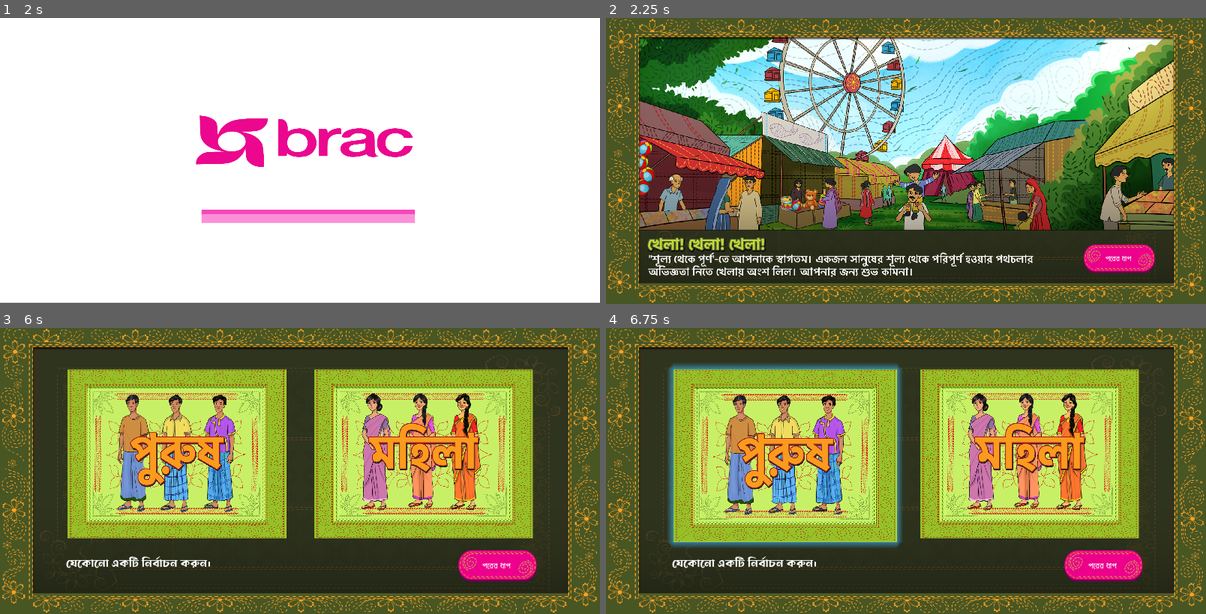
Above: before the commit, frames 1-4 (two rows, left to right).
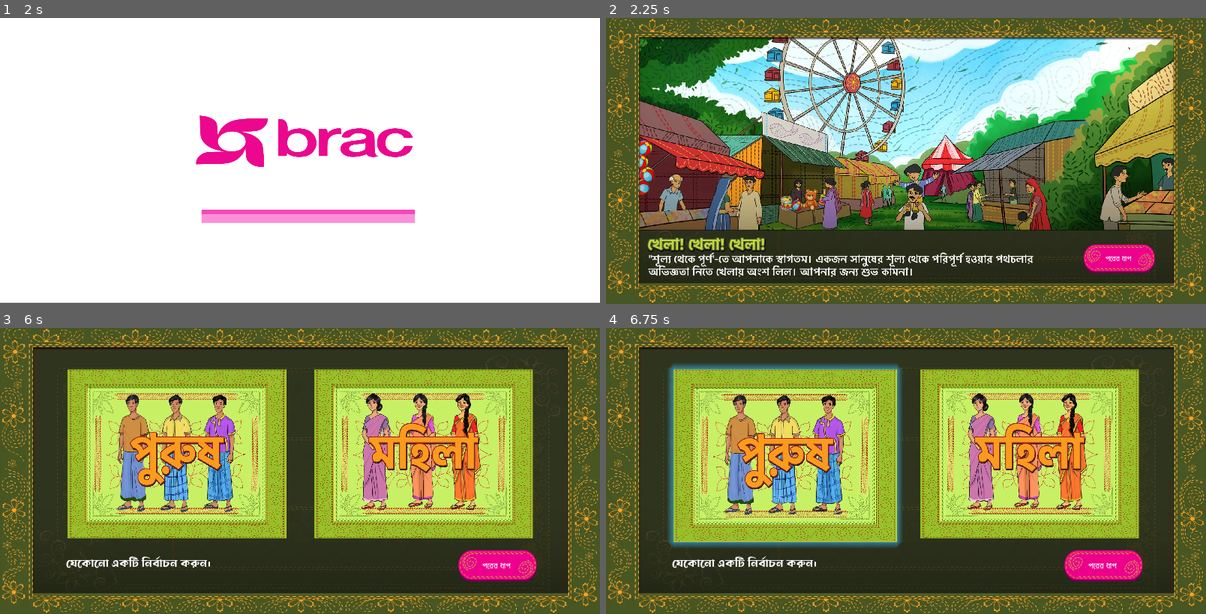
Above: after the commit, the same moments.

Repository: AbrarUr-Rahman/Shunno_to_purno_Revisioned_Engine
Game: Godot game, scene res://custom_splash.tscn
Same seed, same stepped clock (60 frames per second), same inputs: the game is played once before the commit and once after it.
Inputs (mouse positions are in pixels of both pictures, inside the frame that each line leads up to):
- Up to frame 1 (2 s): tap Enter at 0.5 s; move the mouse to (432, 146) at 0.52 s; click (432, 146) at 0.67 s; tap Space at 1.25 s; move the mouse to (180, 175) at 1.27 s; click (180, 175) at 1.42 s
- Up to frame 2 (2.25 s): move the mouse to (966, 98) at 2.02 s; click (966, 98) at 2.17 s
- Up to frame 3 (6 s): click "পরের ধাপ" at 2.75 s; click "পরের ধাপ" at 3.5 s; click (174, 453) at 4.25 s; click (426, 453) at 5 s; click "ঠিক আছে" at 5.75 s
- Up to frame 4 (6.75 s): click (780, 453) at 6.5 s

Frame 1 is identical in both runs. In frame 2, 3.6% of the frame differs, in the area x 0-100%, y 0-100%; in frame 3, 6.6%; in frame 4, 6.7%.

Commit message:
asstes resize

Diff:
--- a/Scenes/road_level_female_3.tscn
+++ b/Scenes/road_level_female_3.tscn
@@ -1,8 +1,8 @@
 [gd_scene load_steps=4 format=3 uid="uid://p8xbib0y0xkt"]
 
 [ext_resource type="Script" path="res://Scripts/road_level_female_3.gd" id="1_ed3eh"]
-[ext_resource type="Texture2D" uid="uid://boyc0nunl2rmw" path="res://assets/images/map/female-3.png" id="2_fd6dh"]
 [ext_resource type="PackedScene" uid="uid://g74nwhc3va1v" path="res://Scenes/porer_dhap.tscn" id="2_q21n5"]
+[ext_resource type="Texture2D" uid="uid://db56u4qvxvnsq" path="res://assets/images/map/female-3.webp" id="2_t4wn7"]
 
 [node name="Road_level_female_3" type="Control"]
 layout_mode = 3
@@ -15,7 +15,7 @@
 layout_mode = 0
 offset_right = 1154.0
 offset_bottom = 658.0
-texture = ExtResource("2_fd6dh")
+texture = ExtResource("2_t4wn7")
 stretch_mode = 2
 
 [node name="Button" parent="Background" instance=ExtResource("2_q21n5")]
Binary file changed: assets/images/accident_page-a/bg.webp
Binary file changed: assets/images/accident_page-b/bg.webp
Binary file changed: assets/images/button/button tap.png
Binary file changed: assets/images/button/button.png
Binary file changed: assets/images/dice_massage/ref (1).webp
Binary file changed: assets/images/gender_select/bg.webp
Binary file changed: assets/images/gender_select/female.webp
Binary file changed: assets/images/gender_select/male.webp
Binary file changed: assets/images/intro_page/female.webp
Binary file changed: assets/images/intro_page/male.webp
Binary file changed: assets/images/map/female-1.webp
Binary file changed: assets/images/map/female-2.webp
(and 66 more such lines)
